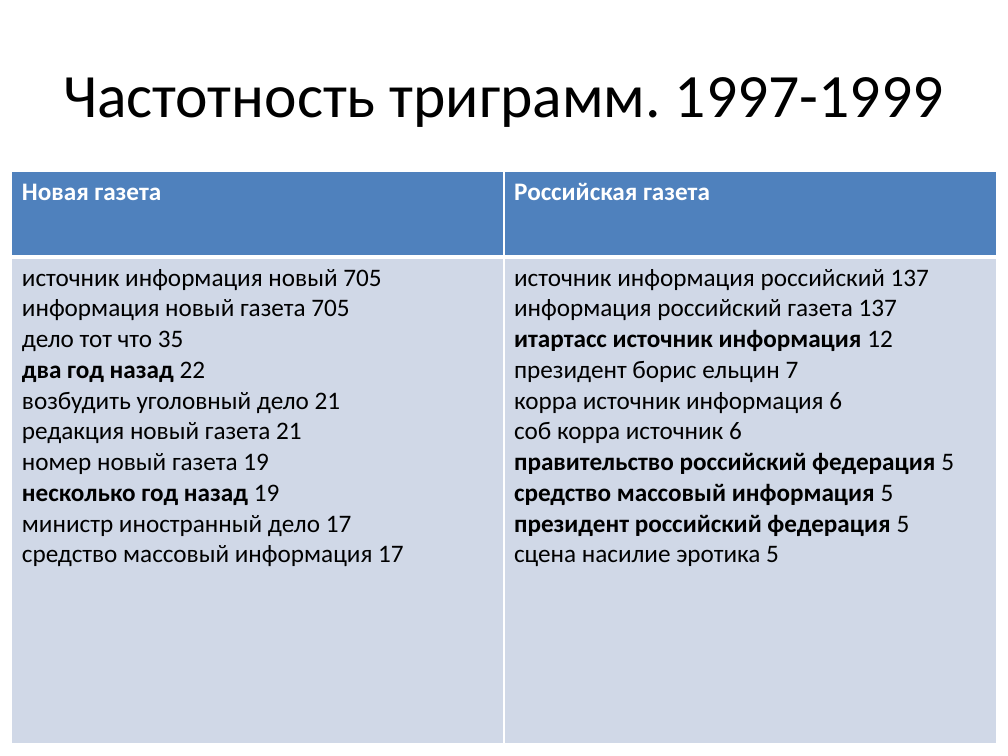
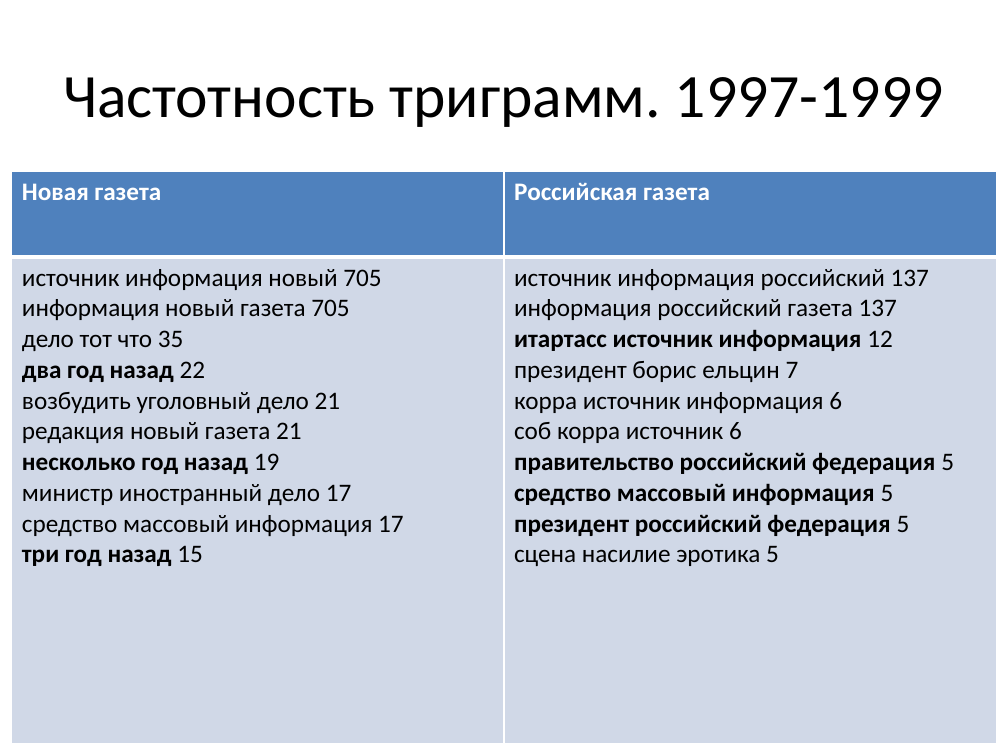
Before and after one commit to arassadin/hse_ling, a slide deck: slide 21 of ng_rg_presentation.pptx (slide 22 before the commit). Drawn at 1008x756 pixels with LibreOffice and Linux fonts; fonts in the diff are those of the drawing. Boxes give left, top, right and bottom in pixels: in the first picture for what was removed or moved away, otherwise in the second. Text is boxed around its words. In the diff, an @@ line names an element or a change of style, - is before the commit and + after.

```diff
--- a/ng_rg_presentation.pptx
+++ b/ng_rg_presentation.pptx
@@ table at (12, 171, 996, 743) @@
-row 2, column 1: источник информация новый 705 / информация новый газета 705 / дело тот что 35 / два год назад 22 / возбудить уголовный дело 21 / редакция новый газета 21 / номер новый газета 19 / несколько год назад 19 / министр иностранный дело 17 / средство массовый информация 17
+row 2, column 1: источник информация новый 705 / информация новый газета 705 / дело тот что 35 / два год назад 22 / возбудить уголовный дело 21 / редакция новый газета 21 / несколько год назад 19 / министр иностранный дело 17 / средство массовый информация 17 / три год назад 15
```
Also in this commit, not shown: 6 other slides changed, 1 slide removed.
